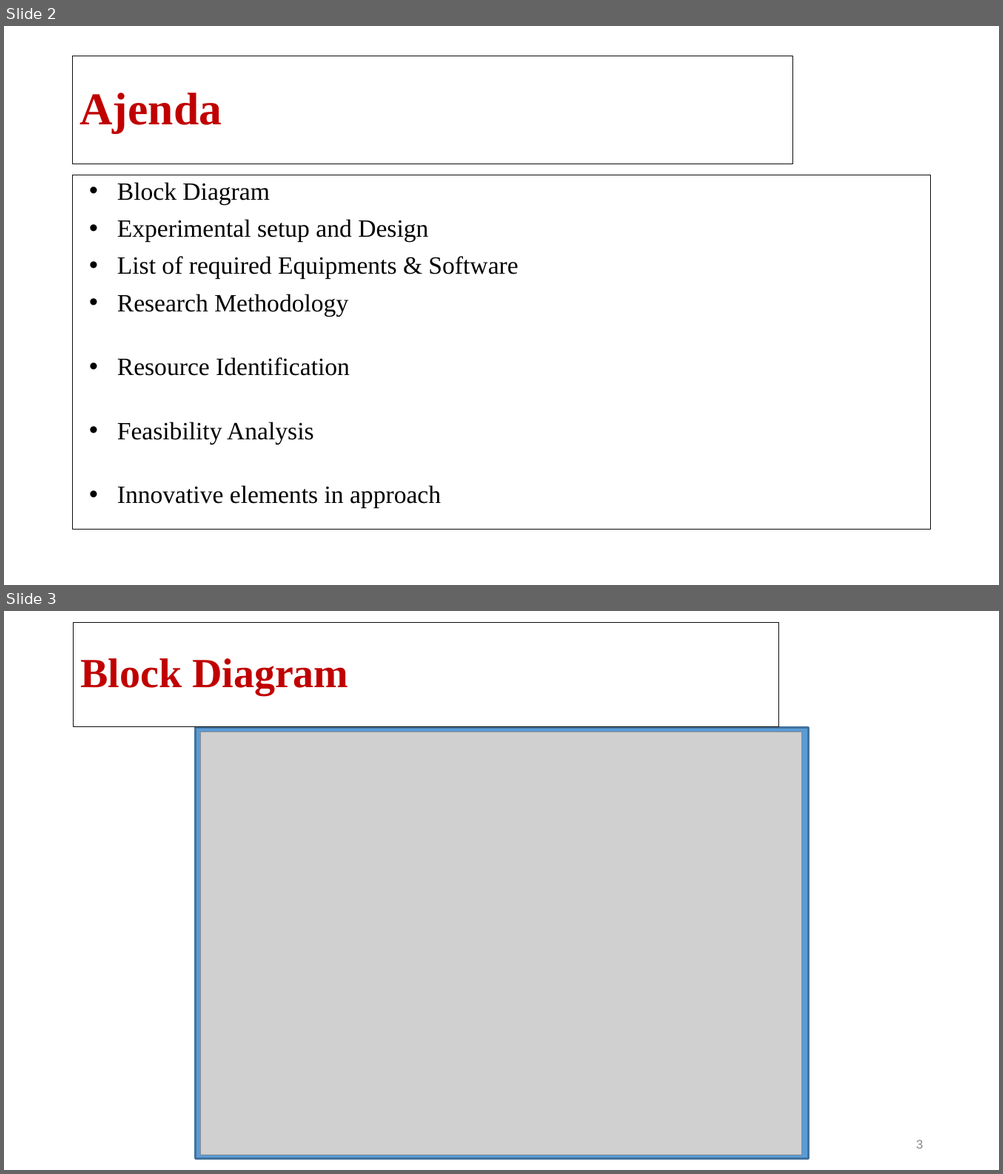
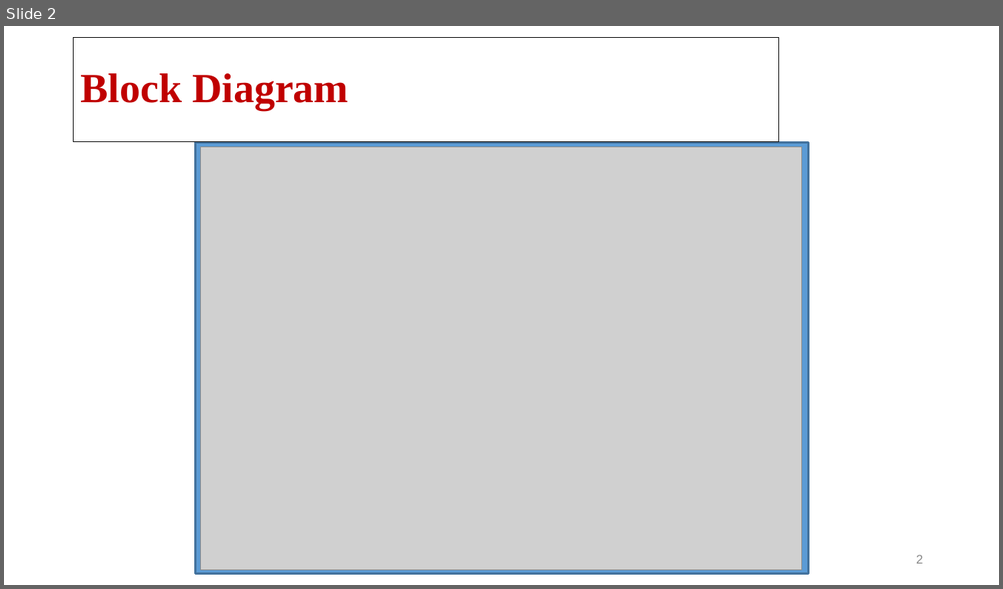
Before and after one commit to DhruvJDev/made-setup, a slide deck: ppt/Phase 2.pptx. Shown one above the other, each under a label of ours: slides 2 and 3 before the commit, slide 2 after it. The pictures are 1003x1174 and 1003x589 pixels, drawn with LibreOffice and Linux fonts; fonts in the diff are those of the drawing; grey boxes stand for pictures; background and template pictures are left out. Boxes give left, top, right and bottom in pixels: in the first picture for what was removed or moved away, otherwise in the second. Text is boxed around its words. In the diff, an @@ line names an element or a change of style, - is before the commit and + after.

```diff
--- a/ppt/Phase 2.pptx
+++ b/ppt/Phase 2.pptx
@@ slide 2 removed at [4, 26, 999, 585], background picture (left out) @@
@@ title removed at [73, 56, 793, 164] @@
-Ajenda
@@ text removed at [73, 175, 930, 531] @@
-• Block Diagram
-• Experimental setup and Design
-• List of required Equipments & Software
-• Research Methodology
-• Resource Identification
-• Feasibility Analysis
-• Innovative elements in approach
@@ what was slide 3 is now slide 2 @@
@@ page number at [916, 555, 922, 564]: text changed @@
-3
+2
```
Also in this commit, not shown: 1 slide changed, 3 slides added, 3 other slides removed, 2 other files.
